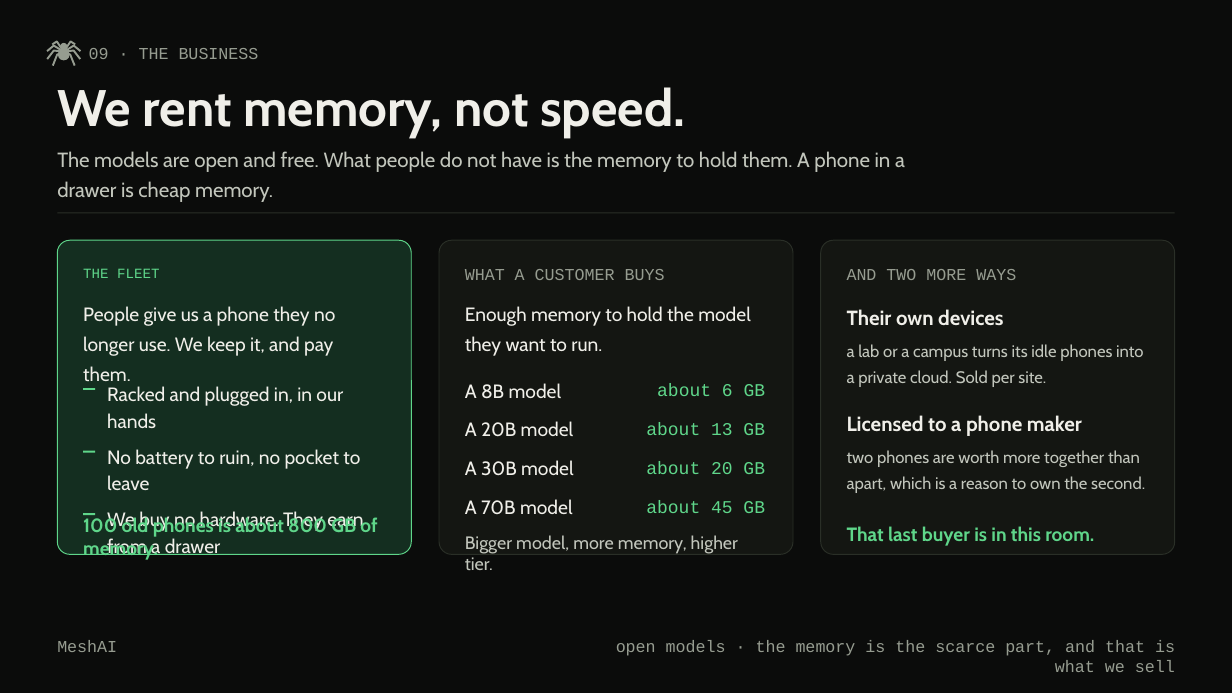
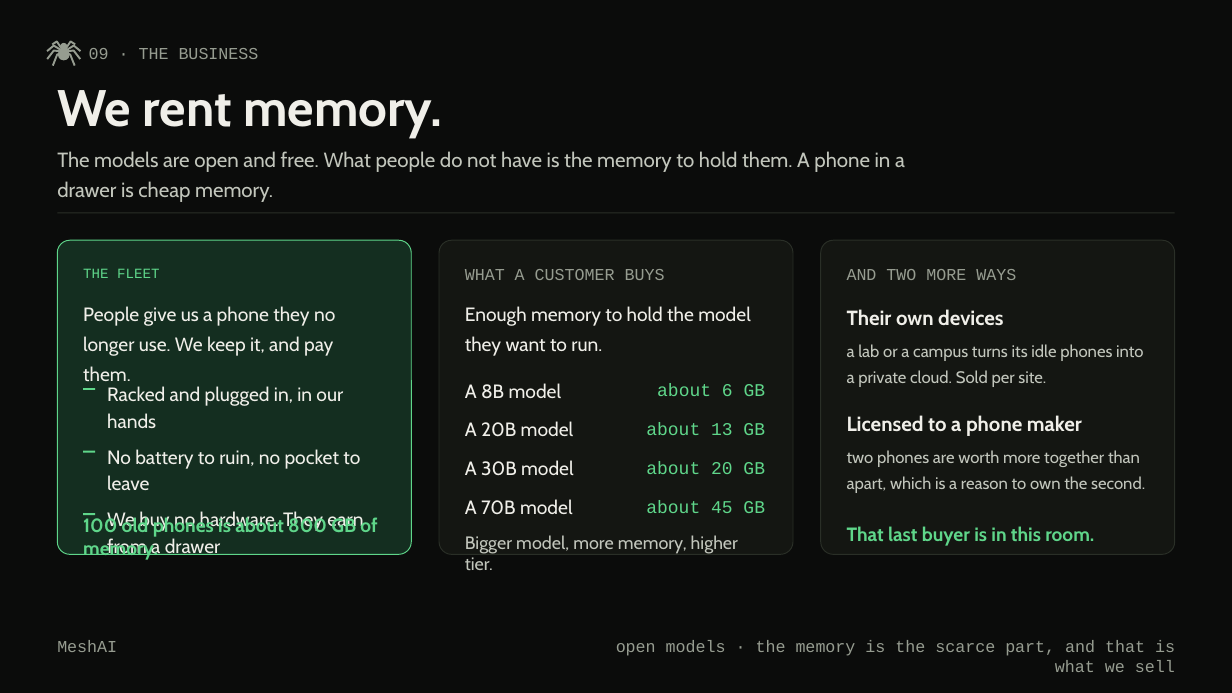
Before and after one commit to prajwal-gunnala/maynards, a slide deck: slide 13 of docs/deck-editable/MeshAI_Deck.pptx (slide 10 before the commit). Drawn at 1232x693 pixels with LibreOffice and Linux fonts; fonts in the diff are those of the drawing. Boxes give left, top, right and bottom in pixels: in the first picture for what was removed or moved away, otherwise in the second. Text is boxed around its words. In the diff, an @@ line names an element or a change of style, - is before the commit and + after.

```diff
--- a/docs/deck-editable/MeshAI_Deck.pptx
+++ b/docs/deck-editable/MeshAI_Deck.pptx
@@ text at <box>57,90,443,137</box>: text changed @@
-We rent memory, not speed.
+We rent memory.
```
Also in this commit, not shown: 8 other slides changed, 3 slides added, 1 other file.
